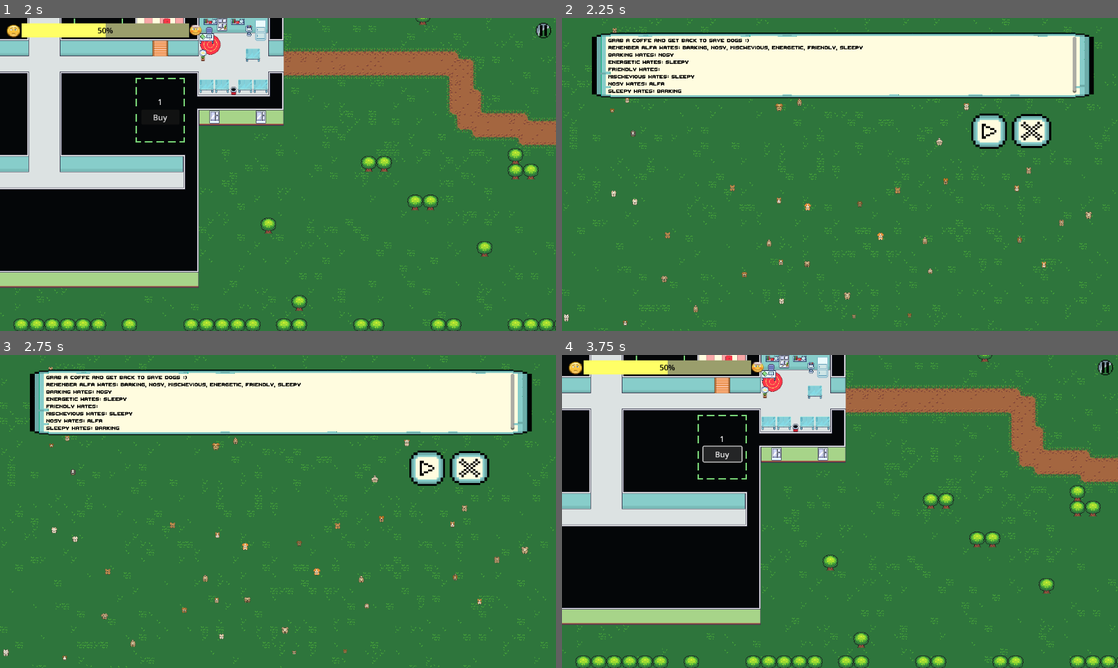
Above: before the commit, frames 1-4 (two rows, left to right).
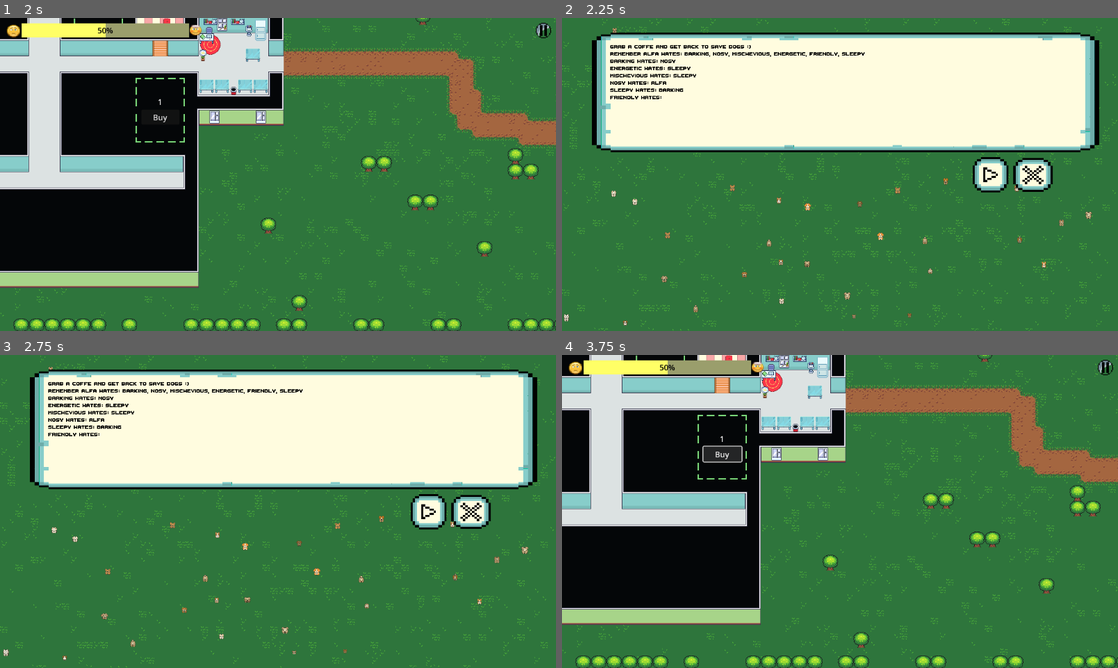
Above: after the commit, the same moments.

Repository: Tausva/DogShelter
Game: Godot game, scene res://scenes/game_menu/game_menu.tscn
Two runs of this game, one before a commit and one after it. Both use one fixed random seed, a clock stepped at 60 frames per second and the inputs below.
Inputs (mouse positions are in pixels of both pictures, inside the frame that each line leads up to; where the layout moved, square brackets give the same spot in the first picture):
- Up to frame 1 (2 s): click (422, 290) at 0.5 s; move the mouse to (400, 158) at 1.27 s; hold D (Right) from 1.28 s (still down); click (400, 158) at 1.42 s
- Up to frame 2 (2.25 s): release D (Right) at 2 s; click (1106, 30) at 2 s
- Up to frame 3 (2.75 s): no input
- Up to frame 4 (3.75 s): click (990, 511) [990, 467] at 2.75 s; click "Buy" at 3.5 s

Frame 1 is identical in both runs. In frame 2, 22% of the frame differs, in the area x 5-97%, y 4-56%; in frame 3, 21%; in frame 4, nothing differs.

Commit message:
minor change

Diff:
--- a/scenes/pause_menu/pause_menu.gd
+++ b/scenes/pause_menu/pause_menu.gd
@@ -23,16 +23,10 @@
 	populate_resource_to_text_box(alfa)
 	populate_resource_to_text_box(barking)
 	populate_resource_to_text_box(energetic)
-	populate_resource_to_text_box(friendly)
 	populate_resource_to_text_box(mischevious)
 	populate_resource_to_text_box(nosy)
 	populate_resource_to_text_box(sleppy)
-	#var name = alfa.get_trait_name(alfa.current_trait)
-	#var hate = []
-	#for hate_trait in alfa.hated_traits:
-		#hate.append(alfa.get_trait_name(hate_trait))
-	#var hate_values = ", ".join(hate)
-	#$Description.text = name + " Hates: " + hate_values
+	populate_resource_to_text_box(friendly)
 
 
 func _on_resume_button_pressed() -> void:
--- a/scenes/pause_menu/pause_menu.tscn
+++ b/scenes/pause_menu/pause_menu.tscn
@@ -18,15 +18,15 @@
 [node name="Menu background" parent="." instance=ExtResource("2_f1r8t")]
 
 [node name="DescriptionBar" type="Sprite2D" parent="."]
-position = Vector2(582, 98.25)
-scale = Vector2(0.453752, 0.0997791)
+position = Vector2(587.5, 154.25)
+scale = Vector2(0.458551, 0.182253)
 texture = ExtResource("3_q5ede")
 
 [node name="Description" type="RichTextLabel" parent="."]
-offset_left = 96.0
-offset_top = 39.0
-offset_right = 1066.0
-offset_bottom = 155.0
+offset_left = 100.0
+offset_top = 52.0
+offset_right = 1071.0
+offset_bottom = 261.0
 theme_override_colors/default_color = Color(0, 0, 0, 1)
 theme_override_fonts/normal_font = ExtResource("4_rl3m0")
 theme_override_font_sizes/normal_font_size = 16
@@ -35,20 +35,20 @@
 
 [node name="ResumeButton" type="TextureButton" parent="."]
 process_mode = 3
-offset_left = 848.0
-offset_top = 198.0
-offset_right = 922.0
-offset_bottom = 271.0
+offset_left = 851.0
+offset_top = 288.0
+offset_right = 925.0
+offset_bottom = 361.0
 texture_normal = ExtResource("4_ftb7w")
 texture_pressed = ExtResource("5_npmi1")
 texture_hover = ExtResource("6_r4ndx")
 stretch_mode = 0
 
 [node name="ExitMainMenuButton" type="TextureButton" parent="."]
-offset_left = 932.0
-offset_top = 199.0
-offset_right = 1014.0
-offset_bottom = 269.0
+offset_left = 935.0
+offset_top = 290.0
+offset_right = 1017.0
+offset_bottom = 360.0
 texture_normal = ExtResource("7_wqdwu")
 texture_pressed = ExtResource("8_6qxb1")
 texture_hover = ExtResource("9_oobxs")
